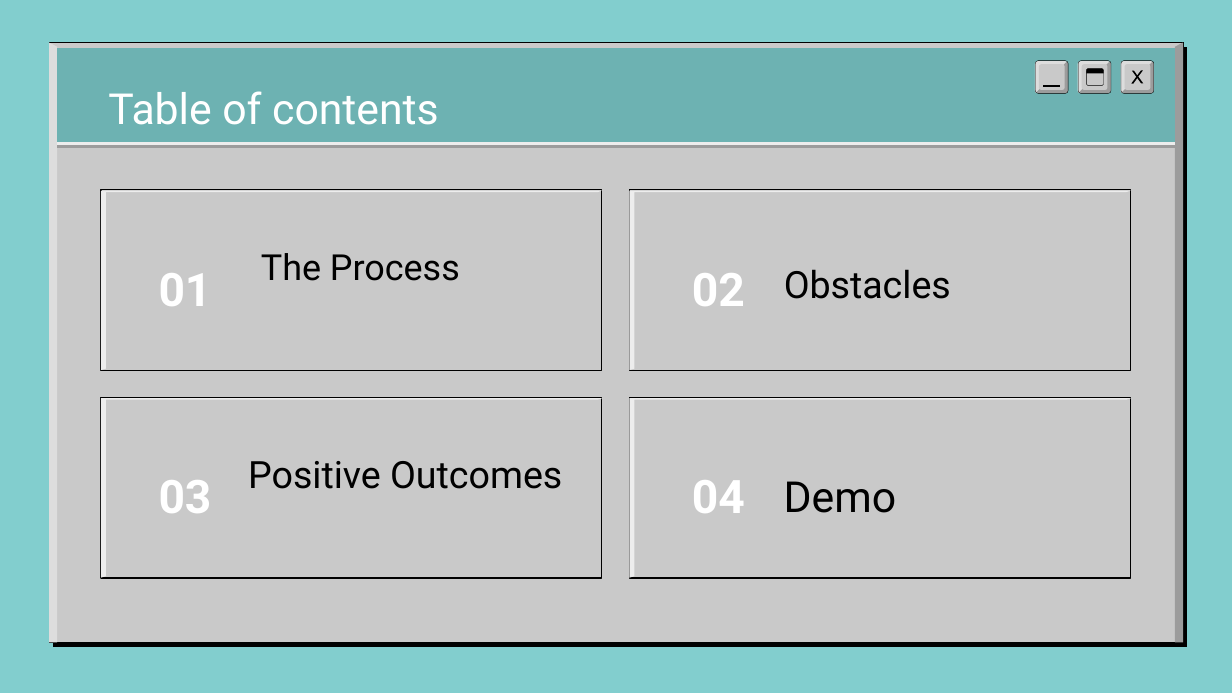
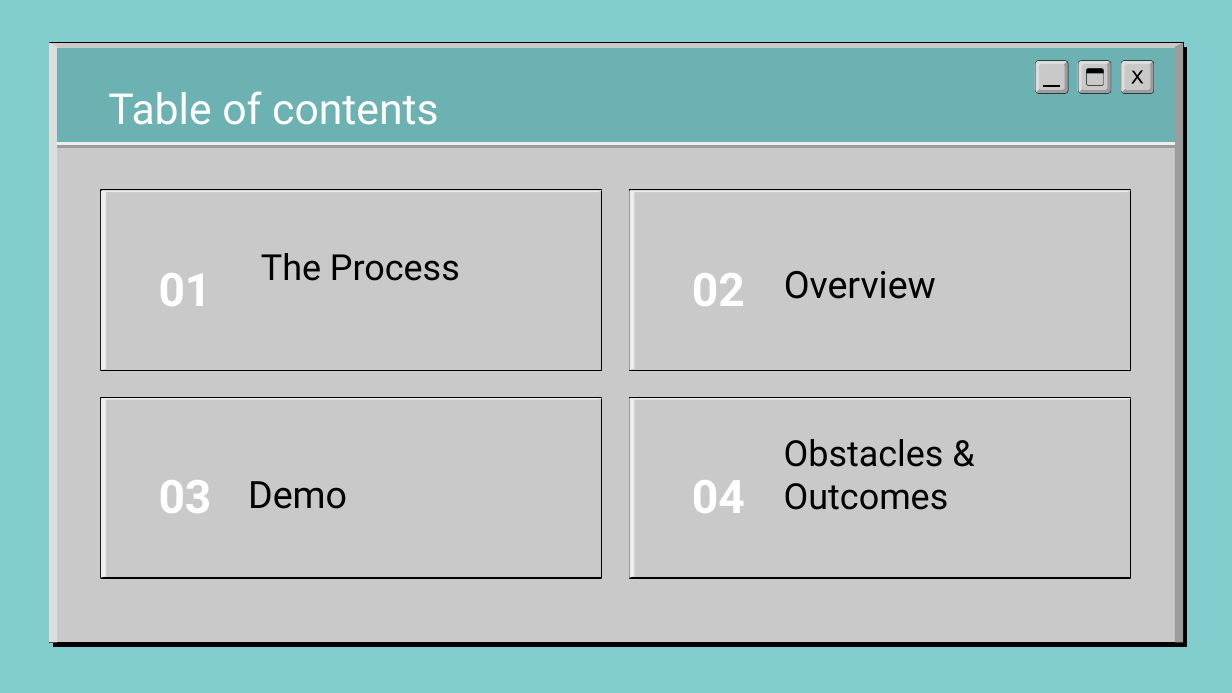
Before and after one commit to kabizzle/Word-Guessing-App, a slide deck: slide 4 of IT_Slides___1_.pptx. Drawn at 1232x693 pixels with LibreOffice and Linux fonts; fonts in the diff are those of the drawing; background and template pictures are left out. Boxes give left, top, right and bottom in pixels: in the first picture for what was removed or moved away, otherwise in the second. Text is boxed around its words. In the diff, an @@ line names an element or a change of style, - is before the commit and + after.

```diff
--- a/IT_Slides___1_.pptx
+++ b/IT_Slides___1_.pptx
@@ subtitle at (784, 271, 936, 299): text changed @@
-Obstacles
+Overview
@@ subtitle added at (784, 439, 949, 510), 21 pt, text #000000 @@
+Obstacles & Outcomes
@@ subtitle "Demo": place and size @@
-subtitle "Demo" at (784, 481, 896, 513)
+subtitle "Demo" at (248, 481, 347, 509)
@@ subtitle "Demo" at (248, 481, 347, 509): size 25 to 22 pt @@
@@ subtitle removed at (248, 461, 562, 489) @@
-Positive Outcomes
```
Also in this commit, not shown: 3 other slides changed, 4 slides added, 2 slides removed.
